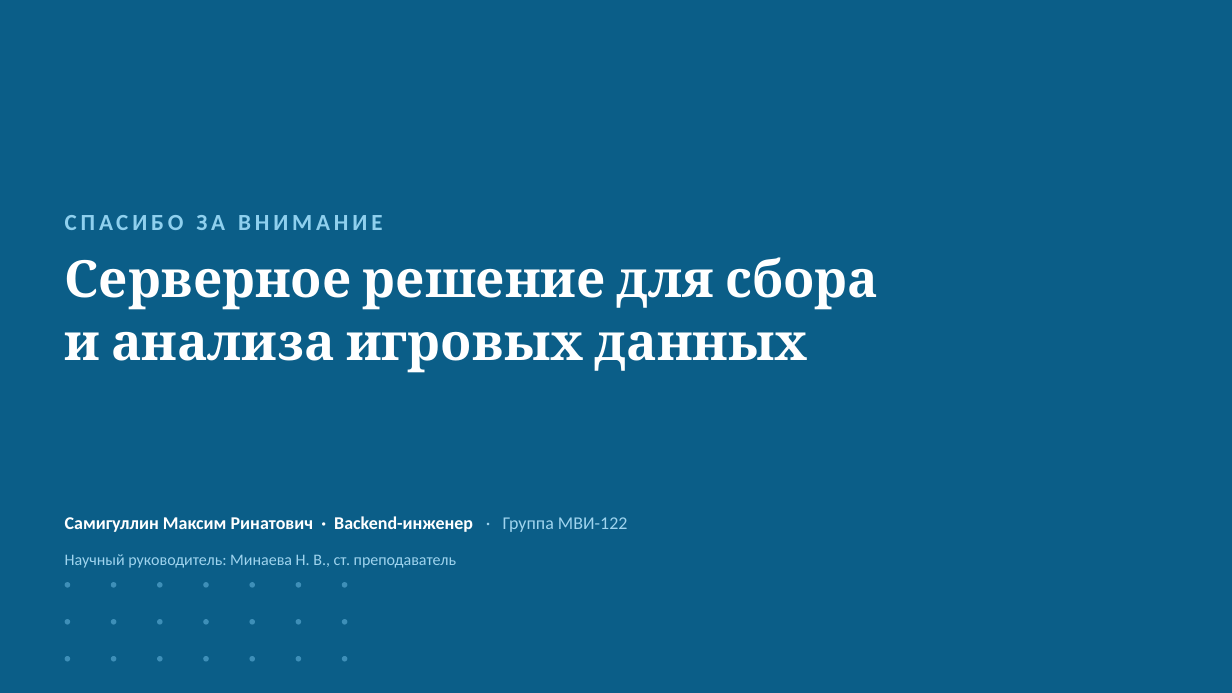
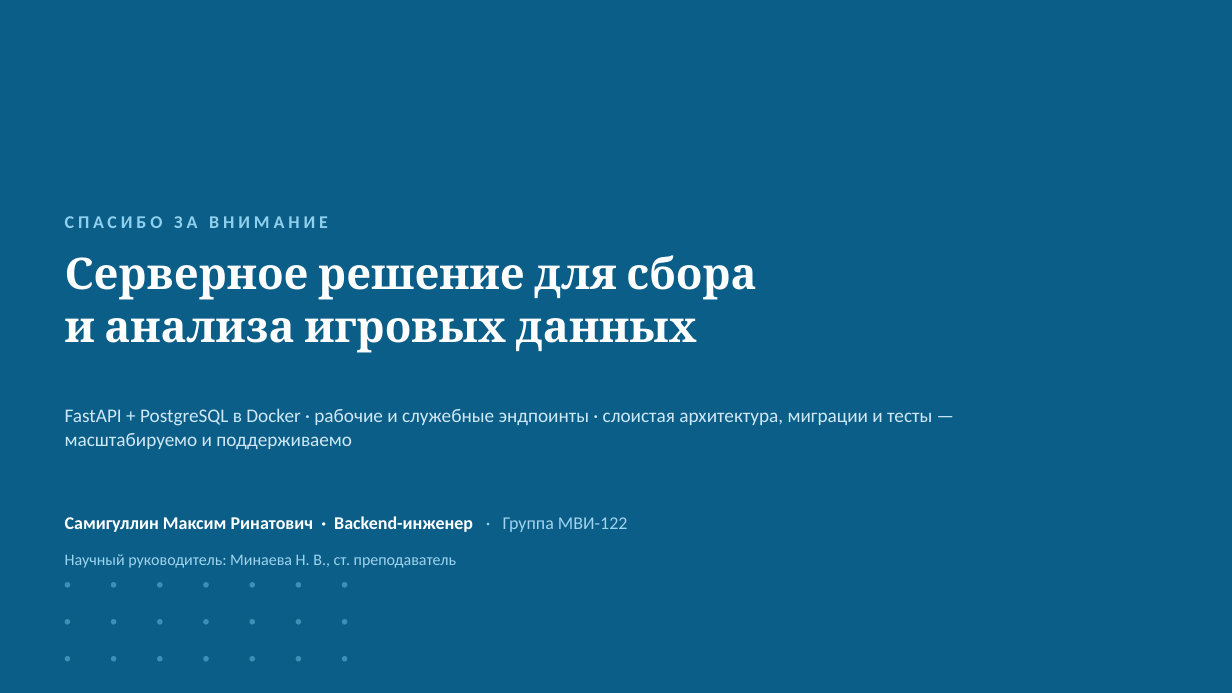
Before and after one commit to Antizi/diplom-Game_Plugs_Ai, a slide deck: slide 11 of presentations/Самигуллин_ВКР_серверное-решение.pptx. Drawn at 1232x693 pixels with LibreOffice and Linux fonts; fonts in the diff are those of the drawing. Boxes give left, top, right and bottom in pixels: in the first picture for what was removed or moved away, otherwise in the second. Text is boxed around its words. In the diff, an @@ line names an element or a change of style, - is before the commit and + after.

```diff
--- a/presentations/Самигуллин_ВКР_серверное-решение.pptx
+++ b/presentations/Самигуллин_ВКР_серверное-решение.pptx
@@ text "СПАСИБО ЗА ВНИМАНИЕ" at [65, 216, 328, 228]: size 18 to 14 pt @@
@@ text "Серверное решение для сбора" at [65, 255, 756, 353]: size 40 to 34 pt @@
@@ text added at [65, 408, 932, 449], 15 pt, text #CFE8F6 @@
+FastAPI + PostgreSQL в Docker · рабочие и служебные эндпоинты · слоистая архитектура, миграции и тесты — масштабируемо и поддерживаемо
```
Also in this commit, not shown: 9 other slides changed, 6 other files.
